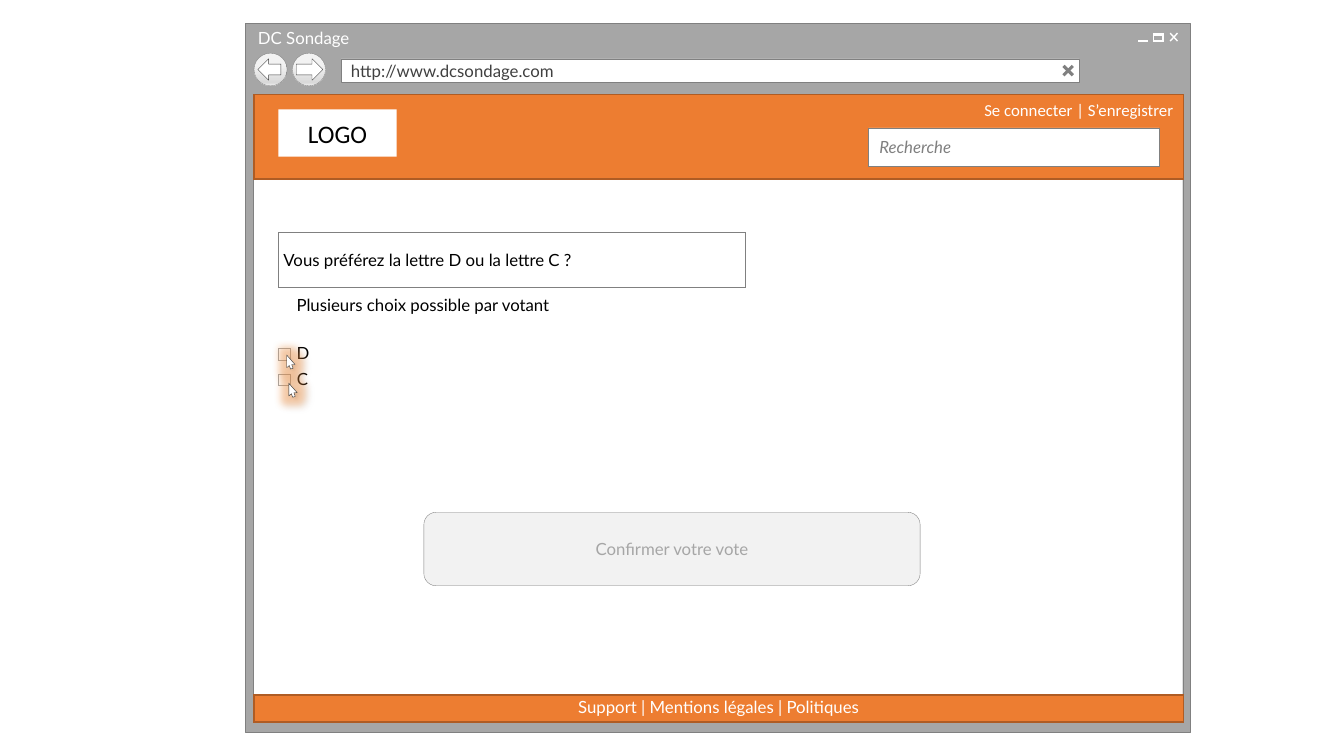
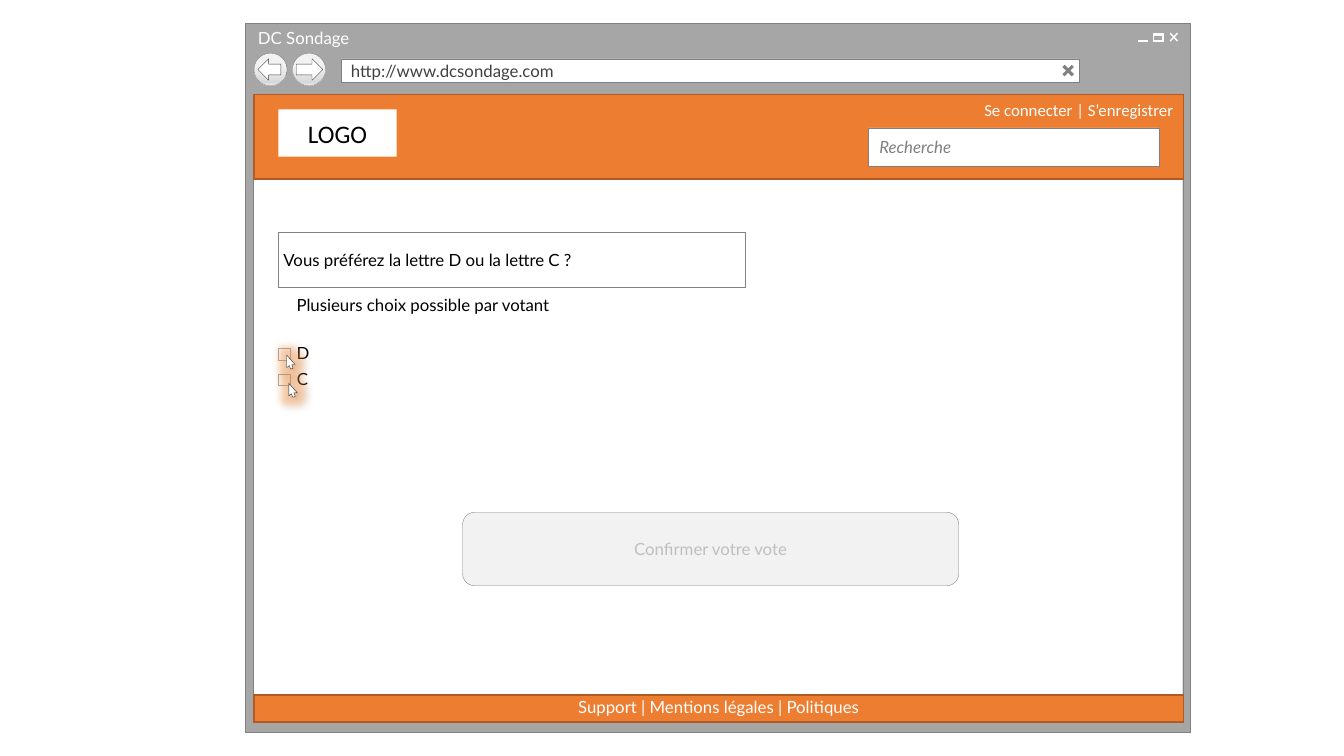
Before and after one commit to cedricbannelier/Projet1, a slide deck: slide 22 of maquetteWeb/maquetteProposition.pptx. Drawn at 1344x756 pixels with LibreOffice and Linux fonts; fonts in the diff are those of the drawing; background and template pictures are left out. Boxes give left, top, right and bottom in pixels: in the first picture for what was removed or moved away, otherwise in the second. Text is boxed around its words. In the diff, an @@ line names an element or a change of style, - is before the commit and + after.

```diff
--- a/maquetteWeb/maquetteProposition.pptx
+++ b/maquetteWeb/maquetteProposition.pptx
@@ rounded rectangle "Confirmer votre vote": place and size @@
-rounded rectangle "Confirmer votre vote" at (424, 512, 921, 586)
+rounded rectangle "Confirmer votre vote" at (463, 512, 959, 586)
@@ rounded rectangle "Confirmer votre vote" at (463, 512, 959, 586): text colour #A6A6A6 to #BFBFBF @@
```
Also in this commit, not shown: 19 other slides changed, 1 other file.
